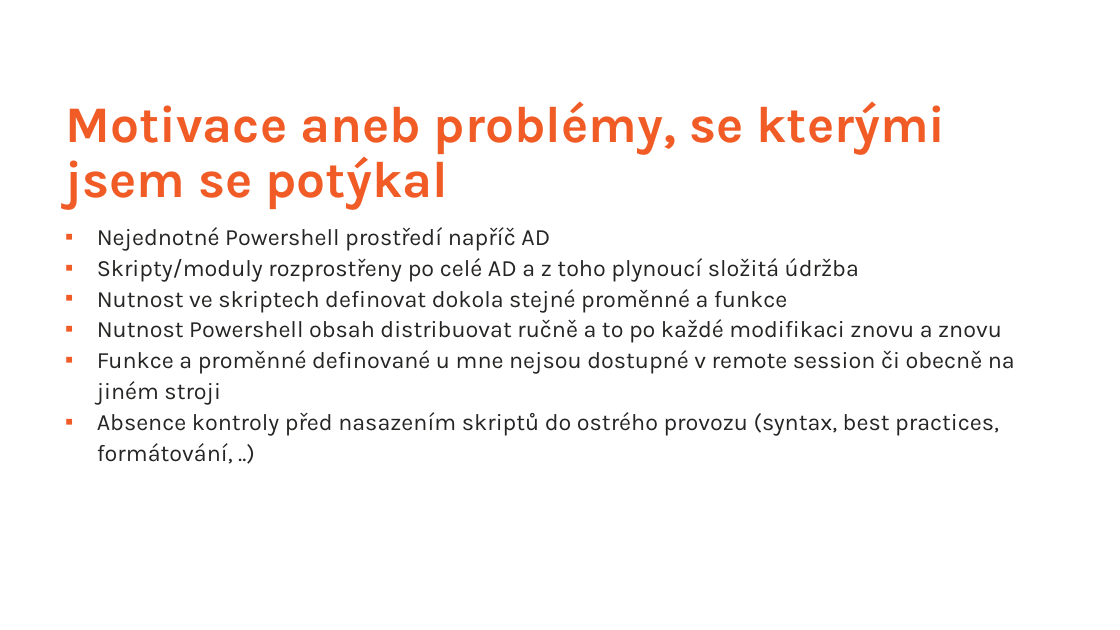
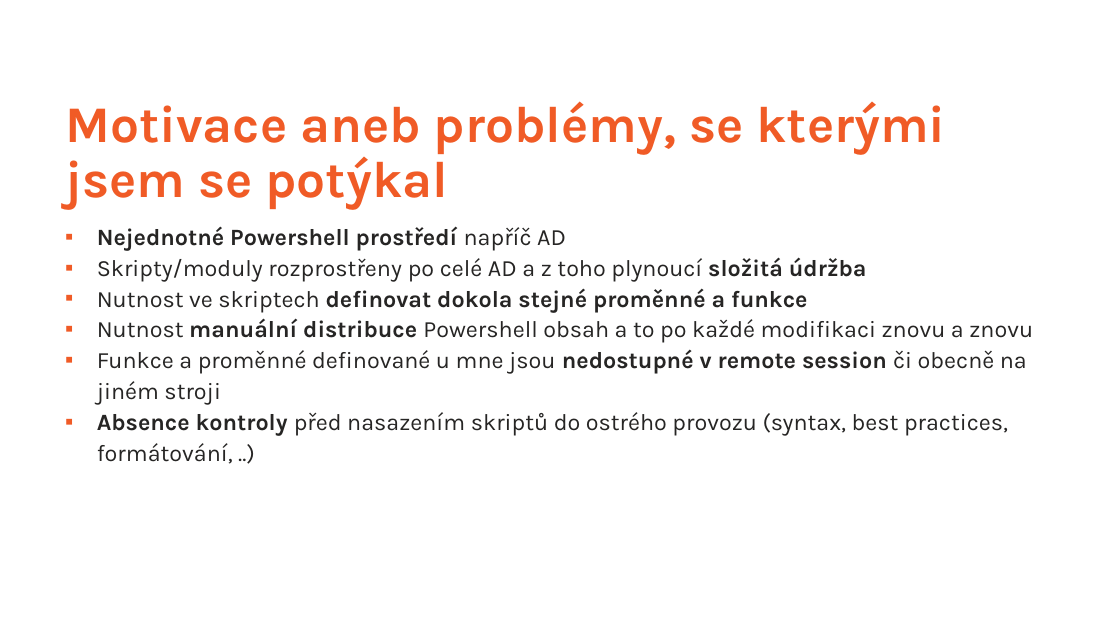
Before and after one commit to ztrhgf/Powershell_CICD_repository, a slide deck: slide 3 of WUG slajdy.pptx. Drawn at 1120x630 pixels with LibreOffice and Linux fonts; fonts in the diff are those of the drawing; background and template pictures are left out. Boxes give left, top, right and bottom in pixels: in the first picture for what was removed or moved away, otherwise in the second. Text is boxed around its words. In the diff, an @@ line names an element or a change of style, - is before the commit and + after.

```diff
--- a/WUG slajdy.pptx
+++ b/WUG slajdy.pptx
@@ text at [97,226,1008,464]: bold on in "Nejednotné Powershell prostředí", "složitá údržba", "definovat dokola stejné proměnné a funkce", "Absence kontroly" @@
@@ text at [97,318,1033,404]: text changed @@
-▪ Nutnost Powershell obsah distribuovat ručně a to po každé modifikaci znovu a znovu
-▪ Funkce a proměnné definované u mne nejsou dostupné v remote session či obecně na jiném stroji
+▪ Nutnost manuální distribuce Powershell obsah a to po každé modifikaci znovu a znovu
+▪ Funkce a proměnné definované u mne jsou nedostupné v remote session či obecně na jiném stroji
```
Also in this commit, not shown: 30 other slides changed, 4 slides added, 1 slide removed.
